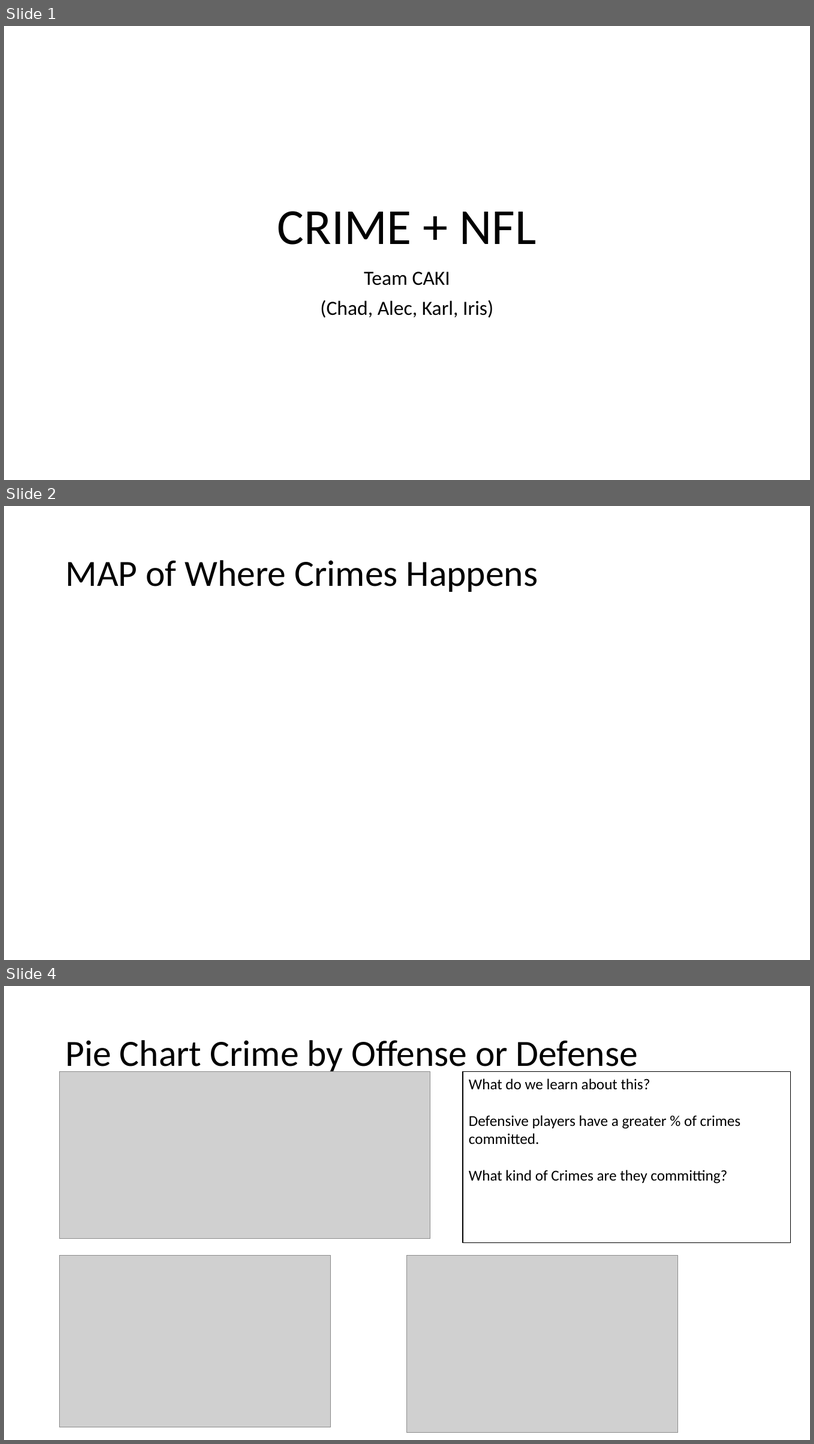
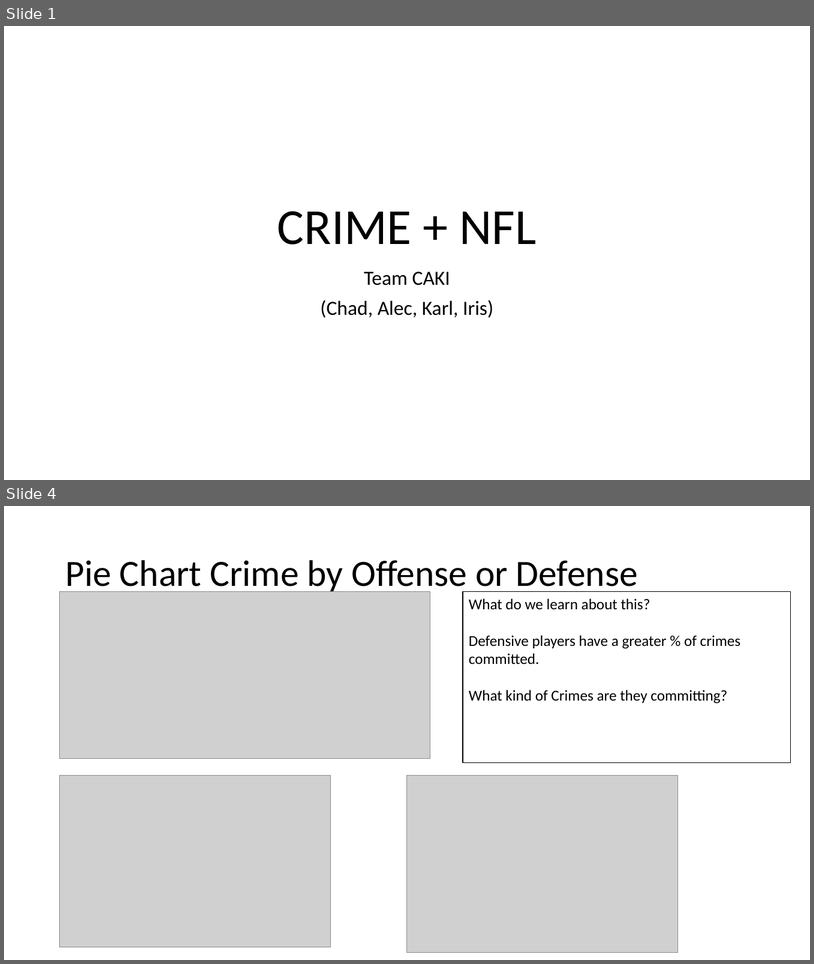
Before and after one commit to alecslaney/project2, a slide deck: CHADS_CODING/CRIME + NFL.pptx. Shown one above the other, each under a label of ours: slides 1, 2 and 4 before the commit, slides 1 and 4 after it; the slides between them are not shown. The pictures are 814x1444 and 814x964 pixels, drawn with LibreOffice and Linux fonts; fonts in the diff are those of the drawing; grey boxes stand for pictures. Boxes give left, top, right and bottom in pixels: in the first picture for what was removed or moved away, otherwise in the second. Text is boxed around its words. In the diff, an @@ line names an element or a change of style, - is before the commit and + after.

```diff
--- a/CHADS_CODING/CRIME + NFL.pptx
+++ b/CHADS_CODING/CRIME + NFL.pptx
@@ slide 2 removed at [4, 506, 810, 960], background #FFFFFF @@
@@ title removed at [65, 560, 539, 592] @@
-MAP of Where Crimes Happens
```
Also in this commit, not shown: 1 slide added, 1 other slide removed, 3 other files.
